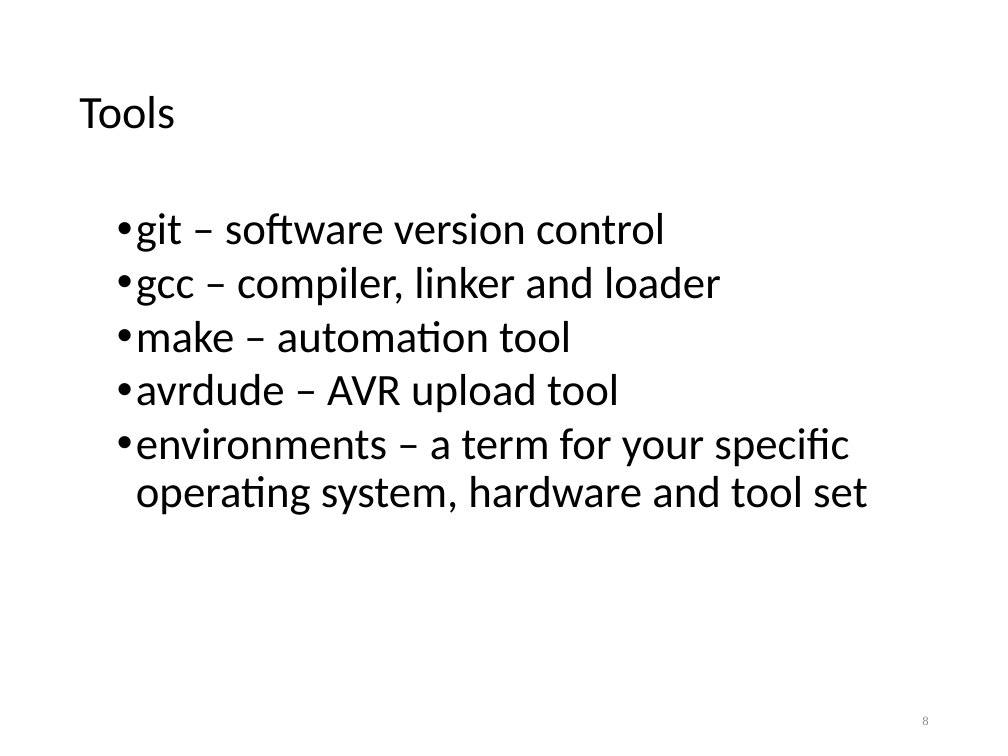
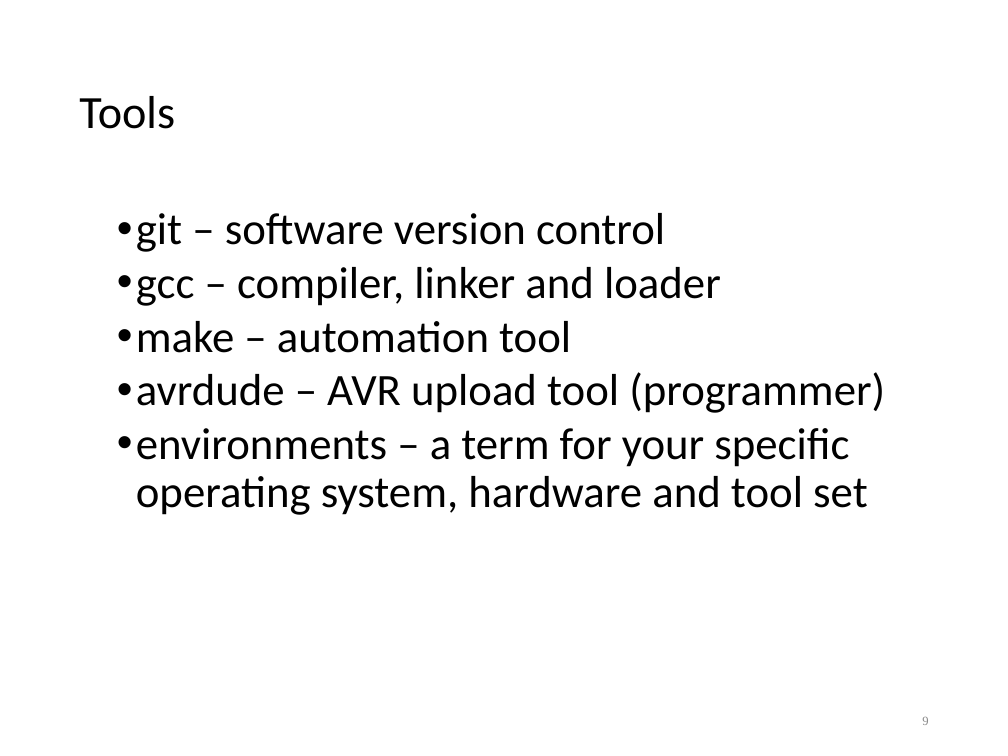
Before and after one commit to lkoepsel/Labs_10C_Class, a slide deck: slide 9 of lec1bIntro.ppt (slide 8 before the commit). Drawn at 1008x756 pixels with LibreOffice and Linux fonts; fonts in the diff are those of the drawing. Boxes give left, top, right and bottom in pixels: in the first picture for what was removed or moved away, otherwise in the second. Text is boxed around its words. In the diff, an @@ line names an element or a change of style, - is before the commit and + after.

```diff
--- a/lec1bIntro.ppt
+++ b/lec1bIntro.ppt
@@ text at (136,372,885,413): text changed @@
-  • avrdude – AVR upload tool
+  • avrdude – AVR upload tool (programmer)
```
Also in this commit, not shown: 6 other slides changed, 2 slides added, 22 other files.
